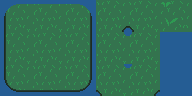
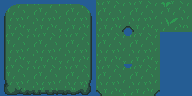
Comparing the layer stacks of the two 192x96 images. Changes:
added layer "Rocky Ridge" above "Shading" over box(4, 83, 91, 95)
painted on "Shading" over box(4, 13, 160, 96)
painted on "Grass" over box(18, 85, 85, 89)
